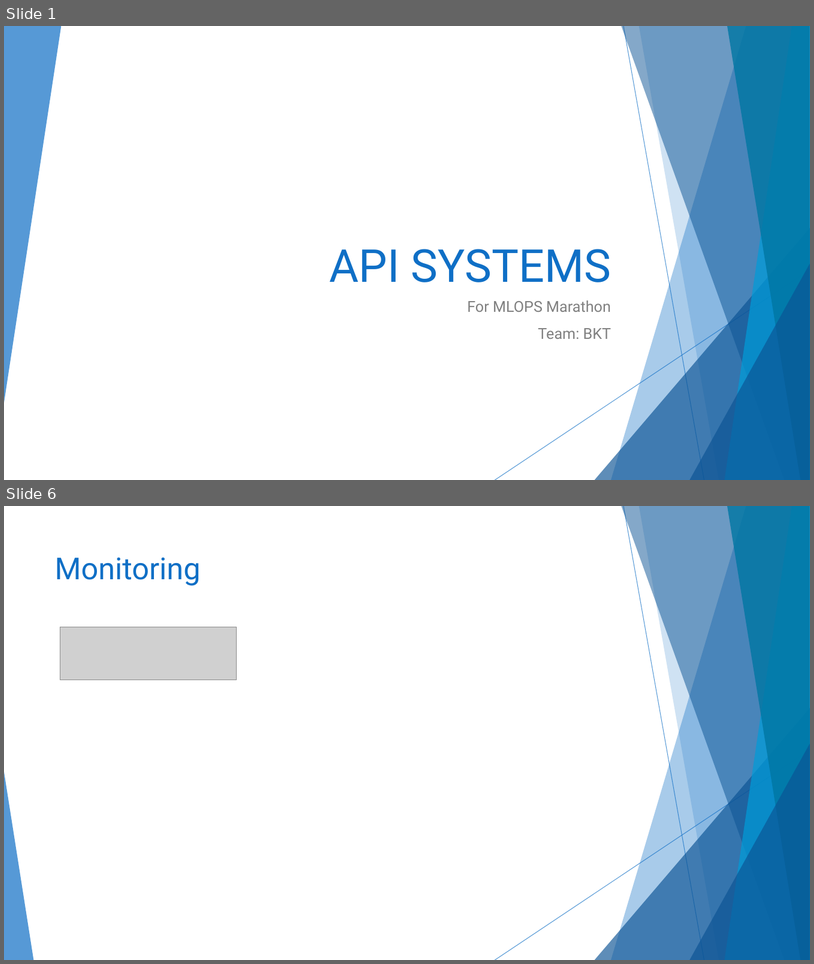
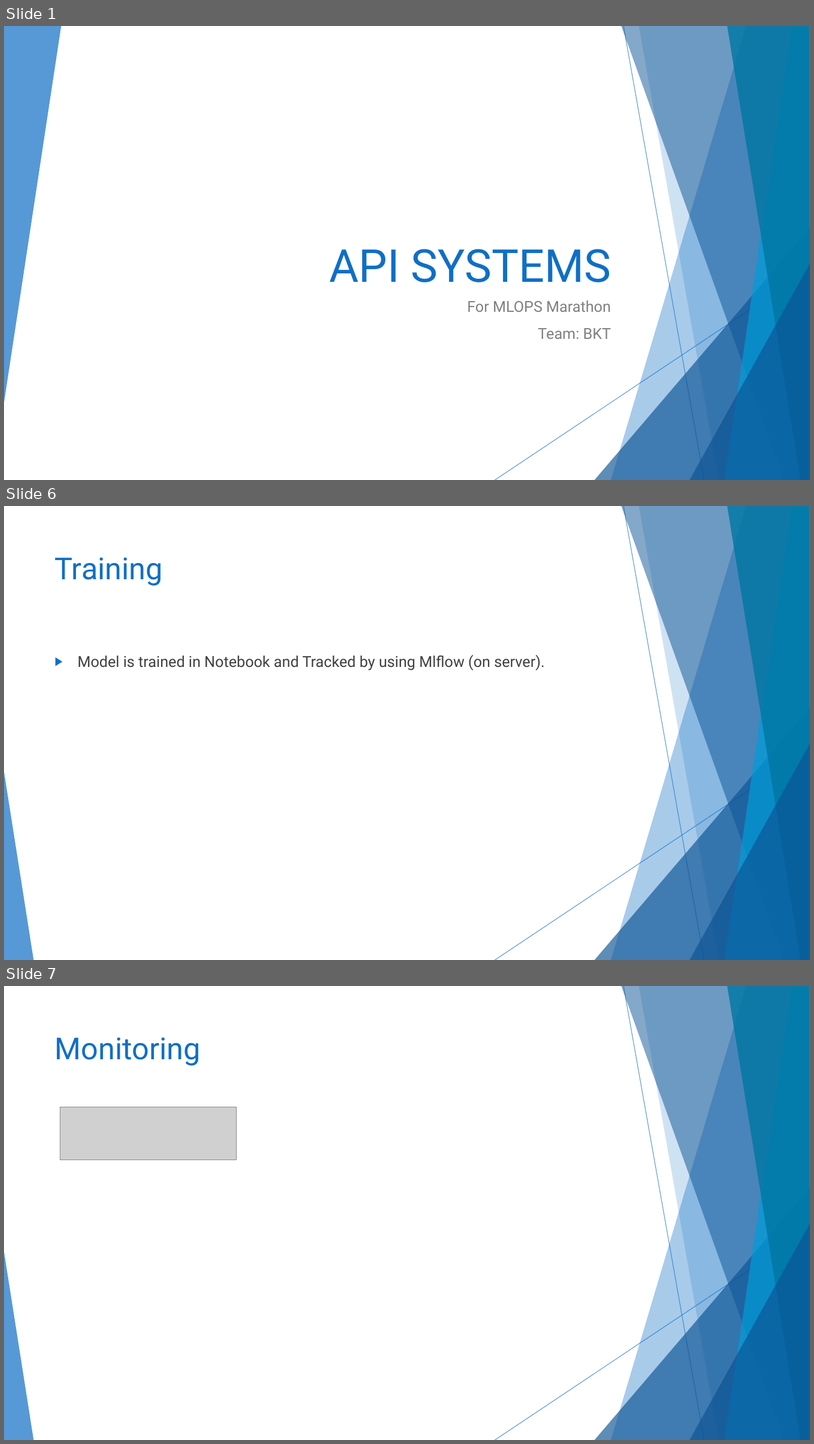
Before and after one commit to bkt92/bkt_mlops, a slide deck: notebooks/API Presentation.pptx. Shown one above the other, each under a label of ours: slides 1 and 6 before the commit, slides 1, 6 and 7 after it; the slides between them are not shown. The pictures are 814x964 and 814x1444 pixels, drawn with LibreOffice and Linux fonts; fonts in the diff are those of the drawing; grey boxes stand for pictures. Boxes give left, top, right and bottom in pixels: in the first picture for what was removed or moved away, otherwise in the second. Text is boxed around its words. In the diff, an @@ line names an element or a change of style, - is before the commit and + after.

Commit message:
update model

```diff
--- a/notebooks/API Presentation.pptx
+++ b/notebooks/API Presentation.pptx
@@ slide 6 added at [4, 506, 810, 960], background #FFFFFF; not listed: 10 template elements that a slide beside it also shows @@
@@ title added at [55, 557, 163, 586], 36 pt, text #0F6FC6 @@
+Training
@@ text added at [78, 655, 545, 670], 18 pt, text #404040 @@
+▶ Model is trained in Notebook and Tracked by using Mlflow (on server).
@@ what was slide 6 is now slide 7 @@
```
Also in this commit, not shown: 2 slides changed, 2 other slides added, 2 slides removed, 2 other files.
